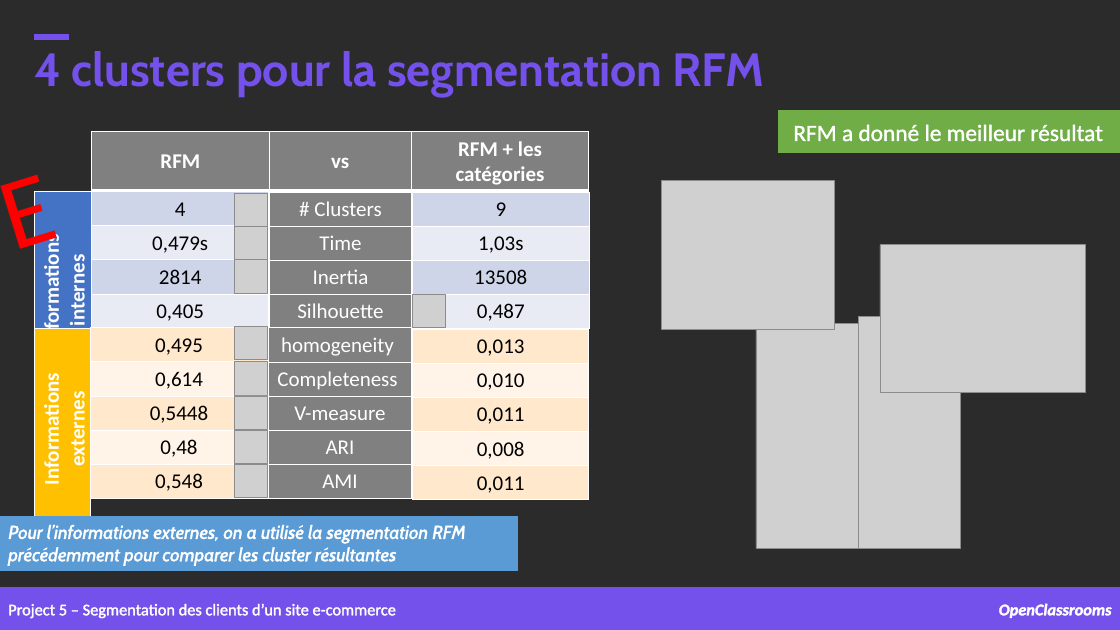
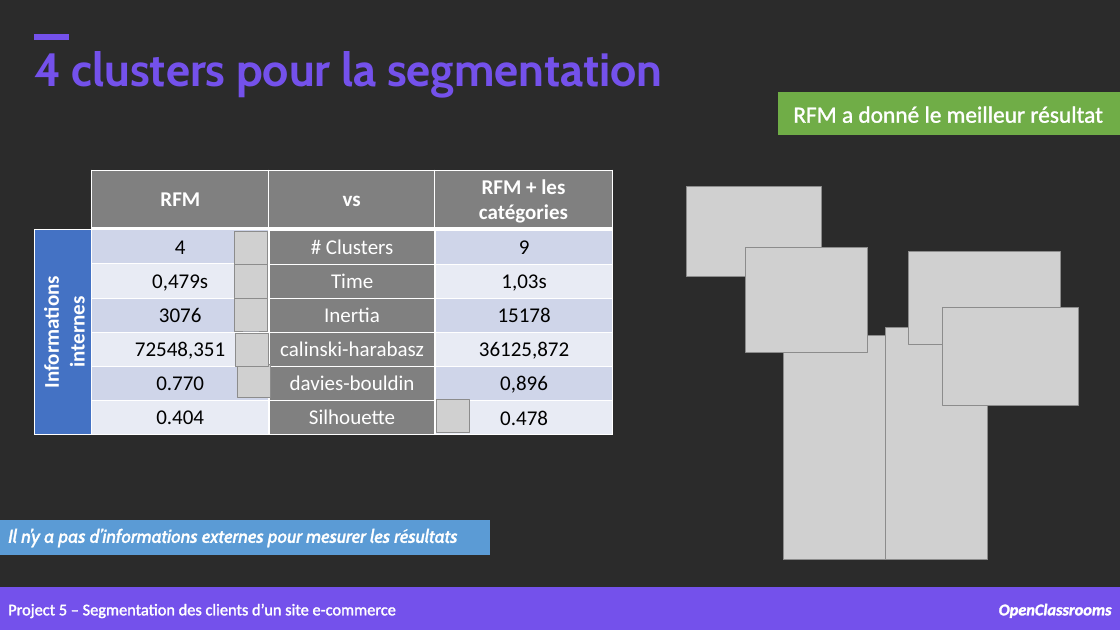
Before and after one commit to samirhinojosa/OC-P5-segment-customers-of-website, a slide deck: slide 39 of supports/P5_presentation v3.pptx (slide 38 before the commit). Drawn at 1120x630 pixels with LibreOffice and Linux fonts; fonts in the diff are those of the drawing; grey boxes stand for pictures; background and template pictures are left out; a plain dark background stands for a picture behind light text. Boxes give left, top, right and bottom in pixels: in the first picture for what was removed or moved away, otherwise in the second. Text is boxed around its words. In the diff, an @@ line names an element or a change of style, - is before the commit and + after.

```diff
--- a/supports/P5_presentation v3.pptx
+++ b/supports/P5_presentation v3.pptx
@@ text at [34, 51, 662, 98]: text changed @@
-4 clusters pour la segmentation RFM
+4 clusters pour la segmentation
@@ text removed at [0, 88, 220, 356] @@
-DELETE
@@ rectangle: place and size @@
-rectangle at [778, 111, 1120, 153]
+rectangle at [778, 92, 1120, 134]
@@ text "RFM a donné le meilleur ...": place and size @@
-text "RFM a donné le meilleur ..." at [793, 124, 1103, 142]
+text "RFM a donné le meilleur ..." at [793, 106, 1103, 123]
@@ table: place and size @@
-table at [92, 132, 589, 191]
+table at [92, 170, 613, 229]
@@ picture added at [686, 187, 822, 276] @@
@@ table: place and size @@
-table at [34, 192, 92, 347]
+table at [34, 230, 92, 434]
@@ table at [92, 230, 269, 434] @@
-row 3: 2814
-row 4: 0,405
+row 3: 3076
+row 4: 72548,351
+row 5: 0.770
+row 6: 0.404
@@ table: place and size @@
-table at [92, 192, 269, 328]
+table at [92, 230, 269, 434]
@@ table at [270, 230, 434, 434] @@
+row 4: calinski-harabasz
+row 5: davies-bouldin
@@ table: place and size @@
-table at [270, 192, 411, 329]
+table at [270, 230, 434, 434]
@@ table at [436, 230, 613, 434] @@
-row 3: 13508
-row 4: 0,487
+row 3: 15178
+row 4: 36125,872
+row 5: 0,896
+row 6: 0.478
@@ table: place and size @@
-table at [413, 192, 590, 329]
+table at [436, 230, 613, 434]
@@ picture: place and size @@
-picture at [662, 181, 834, 329]
+picture at [746, 247, 868, 352]
@@ picture added at [908, 252, 1060, 345] @@
@@ 3 pictures: place and size @@
-3 pictures at [234, 194, 267, 292]
+3 pictures at [234, 232, 267, 331]
@@ picture removed at [413, 294, 445, 327] @@
@@ table removed at [34, 329, 91, 499], 1 rows, 1 columns @@
-Informations externes
@@ table removed at [91, 328, 268, 498], 5 rows, 1 columns @@
-0,495
-0,614
-0,5448
-0,48
-0,548
@@ table removed at [269, 328, 412, 498], 5 rows, 1 columns @@
-homogeneity
-Completeness
-V-measure
-ARI
-AMI
@@ table removed at [413, 329, 589, 500], 5 rows, 1 columns @@
-0,013
-0,010
-0,011
-0,008
-0,011
@@ picture: place and size @@
-picture at [859, 316, 961, 548]
+picture at [886, 328, 988, 560]
@@ picture: place and size @@
-picture at [881, 245, 1086, 392]
+picture at [943, 308, 1079, 405]
@@ picture: place and size @@
-picture at [234, 327, 267, 360]
+picture at [236, 334, 269, 366]
@@ picture: place and size @@
-picture at [756, 323, 859, 548]
+picture at [783, 335, 886, 560]
@@ picture: place and size @@
-picture at [234, 396, 267, 429]
+picture at [437, 400, 470, 433]
@@ picture removed at [234, 431, 267, 464] @@
@@ picture removed at [234, 465, 267, 497] @@
@@ rectangle: place and size @@
-rectangle at [0, 517, 518, 571]
+rectangle at [0, 520, 490, 555]
@@ text at [8, 528, 457, 548]: text changed @@
-Pour l’informations externes, on a utilisé la segmentation RFM précédemment pour comparer les cluster résultantes
+Il n’y a pas d’informations externes pour mesurer les résultats
```
Also in this commit, not shown: 11 other slides changed, 1 slide added, 4 other files.
